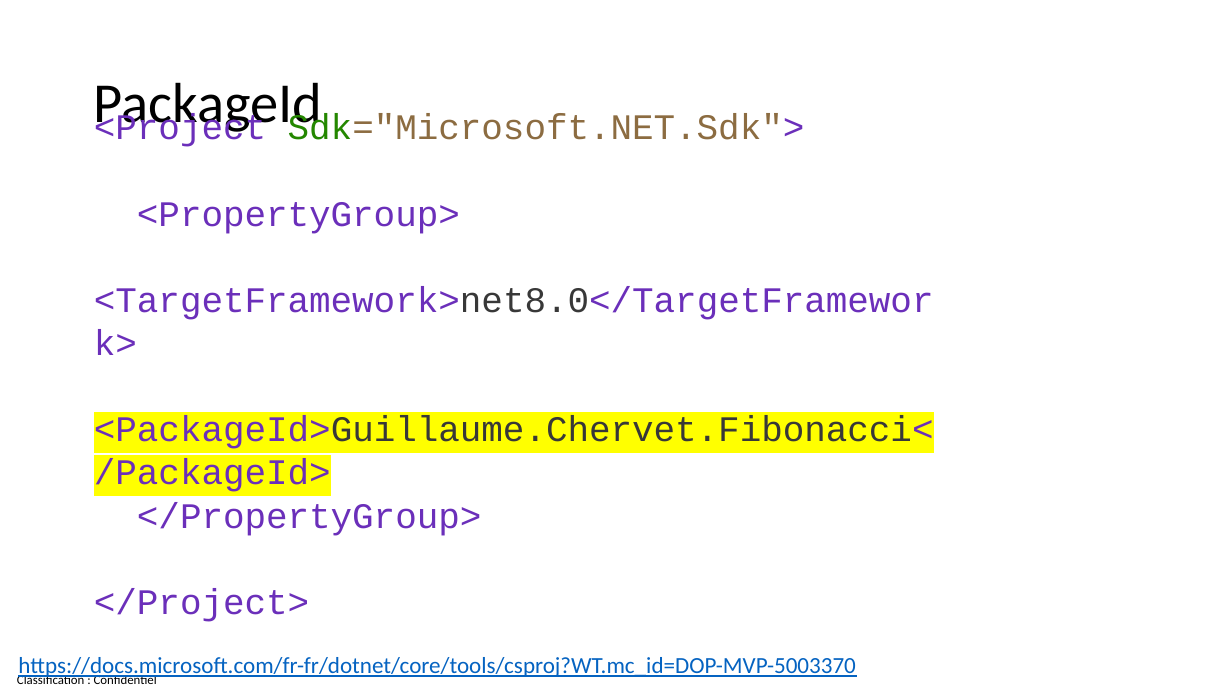
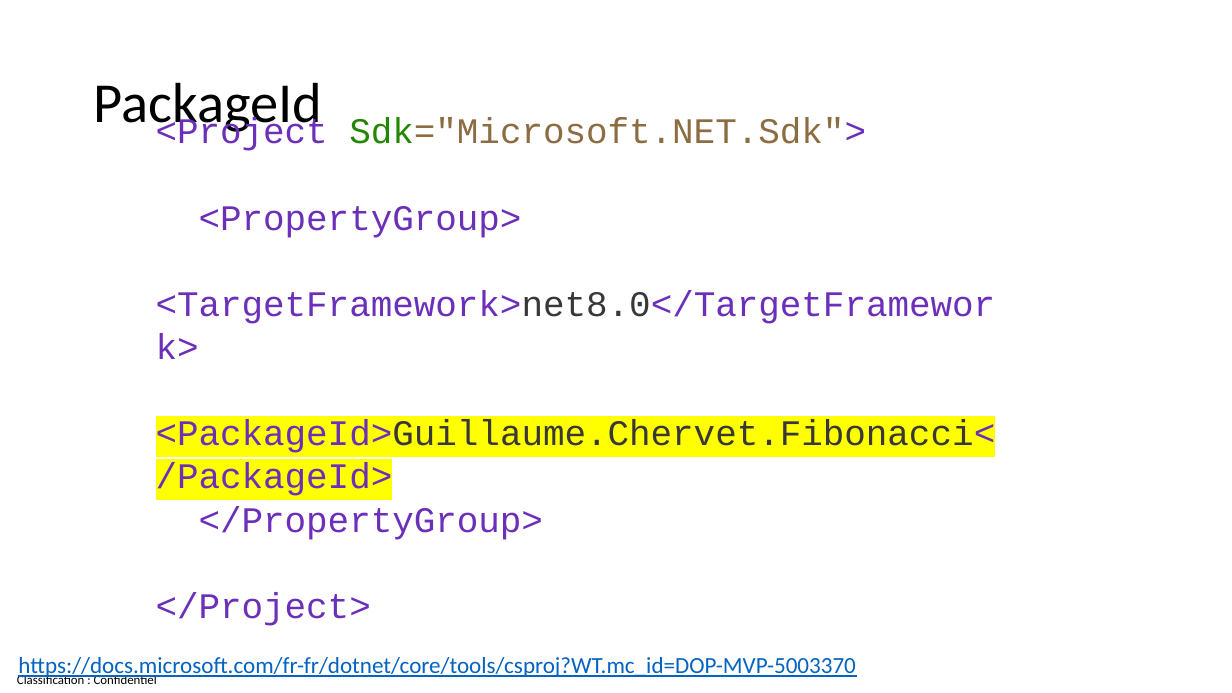
Before and after one commit to guillaume-chervet/course.dotnet, a slide deck: slide 129 of documentations/dotnet8.pptx. Drawn at 1232x693 pixels with LibreOffice and Linux fonts; fonts in the diff are those of the drawing. Boxes give left, top, right and bottom in pixels: in the first picture for what was removed or moved away, otherwise in the second. Text is boxed around its words. In the diff, an @@ line names an element or a change of style, - is before the commit and + after.

```diff
--- a/documentations/dotnet8.pptx
+++ b/documentations/dotnet8.pptx
@@ text "<Project Sdk="Microsoft.NET.Sdk"> <PropertyGroup> <TargetFra ..." moved from (x1=94, y1=114, x2=934, y2=622) to (x1=156, y1=118, x2=996, y2=626) @@
```
Also in this commit, not shown: 11 other slides changed.
